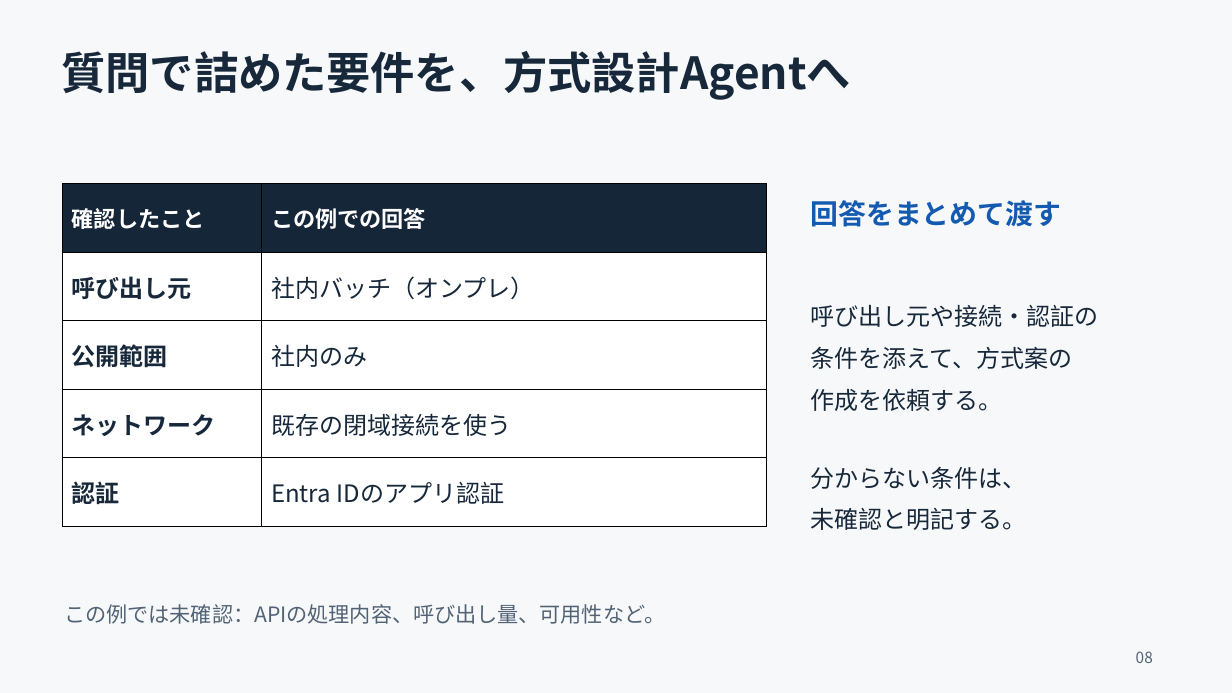
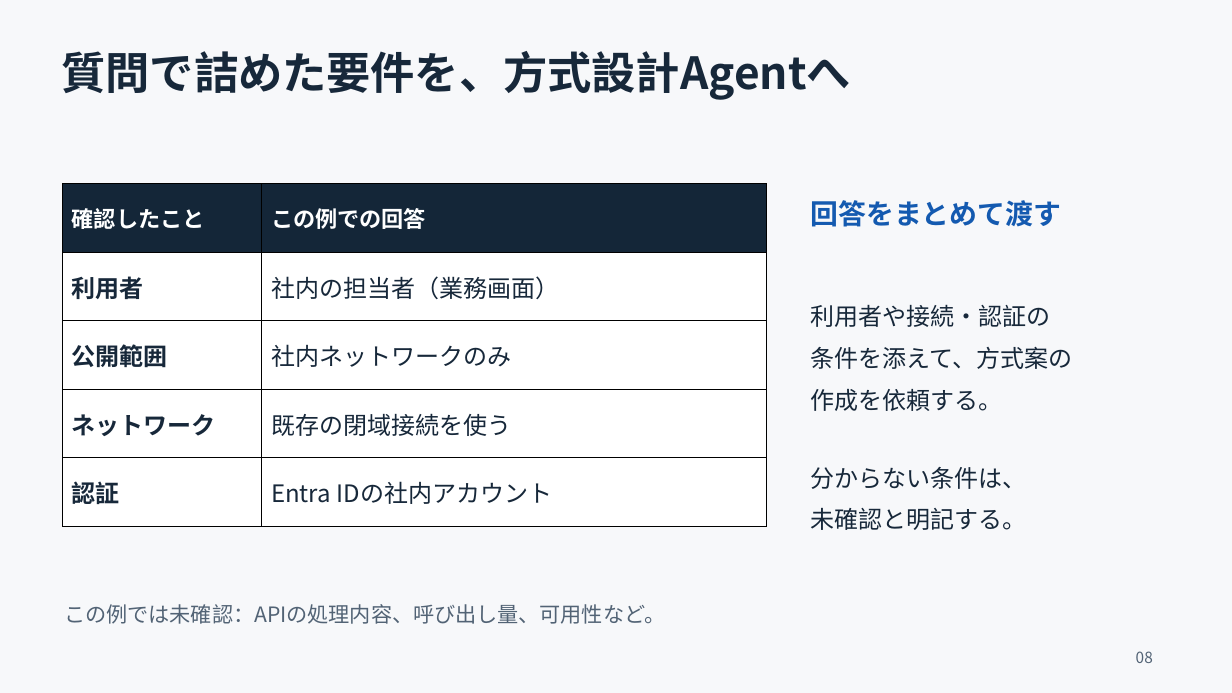
Before and after one commit to ShimaBell0619/slides, a slide deck: slide 8 of decks/grill-me/artifacts/agent-skills-lt.pptx. Drawn at 1232x693 pixels with LibreOffice and Linux fonts; fonts in the diff are those of the drawing. Boxes give left, top, right and bottom in pixels: in the first picture for what was removed or moved away, otherwise in the second. Text is boxed around its words. In the diff, an @@ line names an element or a change of style, - is before the commit and + after.

```diff
--- a/decks/grill-me/artifacts/agent-skills-lt.pptx
+++ b/decks/grill-me/artifacts/agent-skills-lt.pptx
@@ table at <box>63,184,767,527</box> @@
-row 2, column 1: 呼び出し元
+row 2, column 1: 利用者
-row 2, column 2: 社内バッチ（オンプレ）
+row 2, column 2: 社内の担当者（業務画面）
-row 3, column 2: 社内のみ
+row 3, column 2: 社内ネットワークのみ
-row 5, column 2: Entra IDのアプリ認証
+row 5, column 2: Entra IDの社内アカウント
@@ text at <box>810,304,1050,327</box>: text changed @@
-呼び出し元や接続・認証の
+利用者や接続・認証の
```
Also in this commit, not shown: 3 other slides changed, 3 other files.
